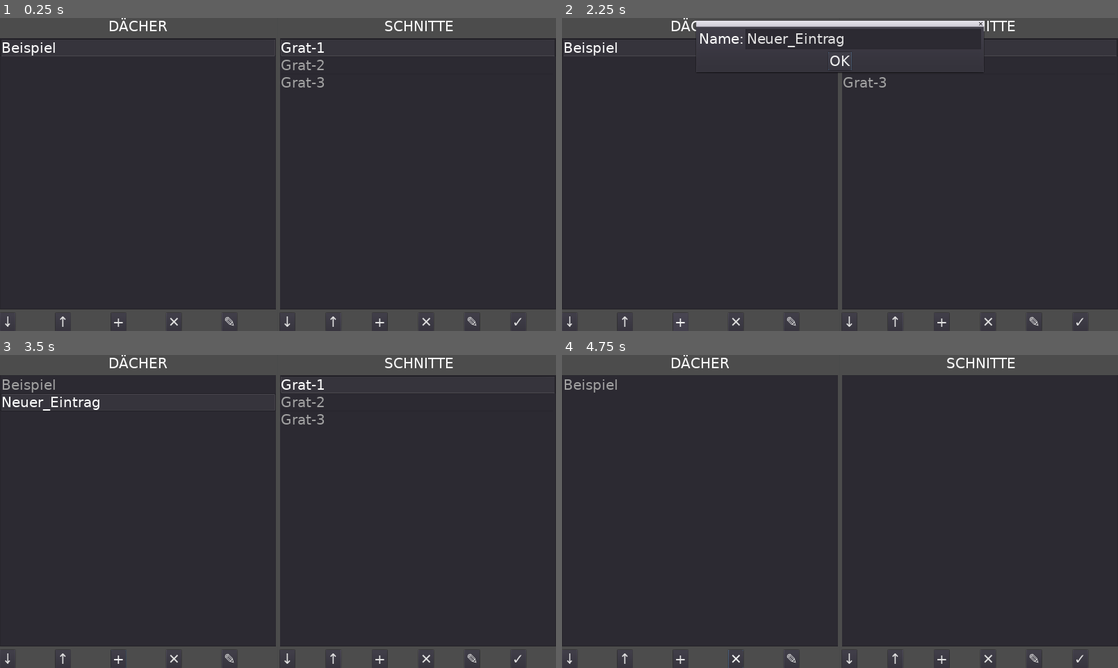
Above: before the commit, frames 1-4 (two rows, left to right).
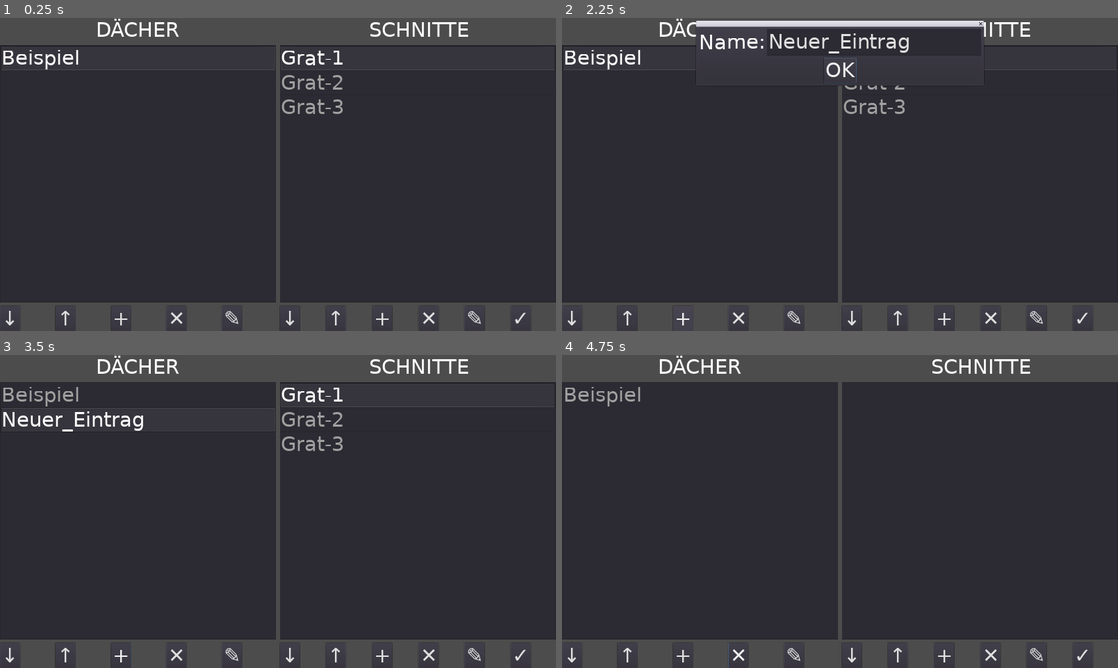
Above: after the commit, the same moments.

Repository: schwitin/TilesCutting1
Game: Godot game, scene res://root.tscn
The game is run twice, just before and just after one commit, with the same random seed, the same clock (stepped at 60 frames per second) and the same inputs.
Inputs:
- Up to frame 1 (0.25 s): no input
- Up to frame 2 (2.25 s): click "↓" at 0.5 s; click "↑" at 1.25 s; click "+" at 2 s
- Up to frame 3 (3.5 s): click "OK" at 2.75 s
- Up to frame 4 (4.75 s): click "✕" at 3.5 s; click "OK" at 4.25 s

The runs differ from the first frame. In frame 1, 5.1% of the frame differs, in the area x 0-100%, y 0-100%; in frame 2, 5.0%; in frame 3, 6.5%; in frame 4, 5.7%.

Commit message:
Schrift vergrößert

Diff:
--- a/Einstellungen/EinstellungenInput.tscn
+++ b/Einstellungen/EinstellungenInput.tscn
@@ -13,6 +13,7 @@
 script = ExtResource( 2 )
 
 [node name="VBoxContainer" type="VBoxContainer" parent="."]
+editor/display_folded = true
 anchor_right = 1.0
 anchor_bottom = 1.0
 
@@ -128,7 +129,6 @@
 margin_bottom = 577.0
 
 [node name="VBoxContainer" type="VBoxContainer" parent="VBoxContainer"]
-editor/display_folded = true
 margin_top = 581.0
 margin_right = 1920.0
 margin_bottom = 1080.0
--- a/Einzeldarstellung/Einzeldarstellung.gd
+++ b/Einzeldarstellung/Einzeldarstellung.gd
@@ -96,7 +96,7 @@
 	# var selfSize = get_tree().get_root().size
 	var userInputNode = get_node("UserInput")
 	var userInputSize = userInputNode.rect_size
-	var pos = Vector2(selfSize.x - 316, 0)
+	var pos = Vector2(selfSize.x - userInputSize.x, 0)
 	#var pos = Vector2(900,0)
 	userInputNode.rect_position = pos
 
--- a/Einzeldarstellung/Einzeldarstellung.tscn
+++ b/Einzeldarstellung/Einzeldarstellung.tscn
@@ -21,144 +21,144 @@
 
 [node name="DistanzZuMitte" type="HBoxContainer" parent="UserInput"]
 editor/display_folded = true
-margin_right = 316.0
-margin_bottom = 59.0
+margin_right = 424.0
+margin_bottom = 82.0
 
 [node name="Prefix" type="Label" parent="UserInput/DistanzZuMitte"]
-margin_right = 81.0
-margin_bottom = 59.0
+margin_right = 113.0
+margin_bottom = 82.0
 text = "D="
 
 [node name="Wert" type="Label" parent="UserInput/DistanzZuMitte"]
-margin_left = 85.0
-margin_right = 199.0
-margin_bottom = 59.0
+margin_left = 117.0
+margin_right = 277.0
+margin_bottom = 82.0
 text = "-300"
 
 [node name="Suffix" type="Label" parent="UserInput/DistanzZuMitte"]
-margin_left = 203.0
-margin_right = 301.0
-margin_bottom = 59.0
+margin_left = 281.0
+margin_right = 417.0
+margin_bottom = 82.0
 text = "mm"
 
 [node name="Winkel" type="HBoxContainer" parent="UserInput"]
 editor/display_folded = true
-margin_top = 63.0
-margin_right = 316.0
-margin_bottom = 122.0
+margin_top = 86.0
+margin_right = 424.0
+margin_bottom = 168.0
 
 [node name="Prefix" type="Label" parent="UserInput/Winkel"]
-margin_right = 75.0
-margin_bottom = 59.0
+margin_right = 105.0
+margin_bottom = 82.0
 text = "α="
 
 [node name="Wert" type="Label" parent="UserInput/Winkel"]
-margin_left = 79.0
-margin_right = 111.0
-margin_bottom = 59.0
+margin_left = 109.0
+margin_right = 154.0
+margin_bottom = 82.0
 text = "0"
 
 [node name="Suffix" type="Label" parent="UserInput/Winkel"]
-margin_left = 115.0
-margin_right = 140.0
-margin_bottom = 59.0
+margin_left = 158.0
+margin_right = 193.0
+margin_bottom = 82.0
 text = "°"
 
 [node name="Abstand1" type="Label" parent="UserInput"]
-margin_top = 126.0
-margin_right = 316.0
-margin_bottom = 185.0
+margin_top = 172.0
+margin_right = 424.0
+margin_bottom = 254.0
 text = " "
 
 [node name="ReiheLabel" type="Label" parent="UserInput"]
-margin_top = 189.0
-margin_right = 316.0
-margin_bottom = 248.0
+margin_top = 258.0
+margin_right = 424.0
+margin_bottom = 340.0
 text = "Reihe"
 
 [node name="NaechsteVorherigeReihe" type="HBoxContainer" parent="UserInput"]
-margin_top = 252.0
-margin_right = 316.0
-margin_bottom = 317.0
+margin_top = 344.0
+margin_right = 424.0
+margin_bottom = 432.0
 
 [node name="VorherigeReihe" type="Button" parent="UserInput/NaechsteVorherigeReihe"]
-margin_right = 102.0
-margin_bottom = 65.0
+margin_right = 137.0
+margin_bottom = 88.0
 text = "<   "
 
 [node name="AbstandL" type="Label" parent="UserInput/NaechsteVorherigeReihe"]
-margin_left = 106.0
+margin_left = 141.0
 margin_top = 3.0
-margin_right = 122.0
-margin_bottom = 62.0
+margin_right = 163.0
+margin_bottom = 85.0
 text = " "
 
 [node name="Wert" type="Label" parent="UserInput/NaechsteVorherigeReihe"]
-margin_left = 126.0
+margin_left = 167.0
 margin_top = 3.0
-margin_right = 190.0
-margin_bottom = 62.0
+margin_right = 257.0
+margin_bottom = 85.0
 text = "99"
 
 [node name="AbstandR" type="Label" parent="UserInput/NaechsteVorherigeReihe"]
-margin_left = 194.0
+margin_left = 261.0
 margin_top = 3.0
-margin_right = 210.0
-margin_bottom = 62.0
+margin_right = 283.0
+margin_bottom = 85.0
 text = " "
 
 [node name="NaechsteReihe" type="Button" parent="UserInput/NaechsteVorherigeReihe"]
-margin_left = 214.0
-margin_right = 316.0
-margin_bottom = 65.0
+margin_left = 287.0
+margin_right = 424.0
+margin_bottom = 88.0
 text = "   >"
 
 [node name="Abstand5" type="Label" parent="UserInput"]
-margin_top = 321.0
-margin_right = 316.0
-margin_bottom = 380.0
+margin_top = 436.0
+margin_right = 424.0
+margin_bottom = 518.0
 
 [node name="ZiegelLabel" type="Label" parent="UserInput"]
-margin_top = 384.0
-margin_right = 316.0
-margin_bottom = 443.0
+margin_top = 522.0
+margin_right = 424.0
+margin_bottom = 604.0
 text = "Ziegel"
 
 [node name="NaechsteVorherigeNummer" type="HBoxContainer" parent="UserInput"]
-margin_top = 447.0
-margin_right = 316.0
-margin_bottom = 512.0
+margin_top = 608.0
+margin_right = 424.0
+margin_bottom = 696.0
 
 [node name="VorherigeNummer" type="Button" parent="UserInput/NaechsteVorherigeNummer"]
-margin_right = 102.0
-margin_bottom = 65.0
+margin_right = 137.0
+margin_bottom = 88.0
 text = "<   "
 
 [node name="AbstandL" type="Label" parent="UserInput/NaechsteVorherigeNummer"]
-margin_left = 106.0
+margin_left = 141.0
 margin_top = 3.0
-margin_right = 122.0
-margin_bottom = 62.0
+margin_right = 163.0
+margin_bottom = 85.0
 text = " "
 
 [node name="Wert" type="Label" parent="UserInput/NaechsteVorherigeNummer"]
-margin_left = 126.0
+margin_left = 167.0
 margin_top = 3.0
-margin_right = 190.0
-margin_bottom = 62.0
+margin_right = 257.0
+margin_bottom = 85.0
 text = "99"
 
 [node name="AbstandR" type="Label" parent="UserInput/NaechsteVorherigeNummer"]
-margin_left = 194.0
+margin_left = 261.0
 margin_top = 3.0
-margin_right = 210.0
-margin_bottom = 62.0
+margin_right = 283.0
+margin_bottom = 85.0
 text = " "
 
 [node name="NaechsteNummer" type="Button" parent="UserInput/NaechsteVorherigeNummer"]
-margin_left = 214.0
-margin_right = 316.0
-margin_bottom = 65.0
+margin_left = 287.0
+margin_right = 424.0
+margin_bottom = 88.0
 text = "   >"
 
 [node name="EinzeldarstellungButton" type="Button" parent="."]
--- a/Resources/theme.tres
+++ b/Resources/theme.tres
@@ -3,7 +3,7 @@
 [ext_resource path="res://Resources/DejaVuSans.ttf" type="DynamicFontData" id=1]
 
 [sub_resource type="DynamicFont" id=1]
-size = 50
+size = 70
 font_data = ExtResource( 1 )
 
 [resource]
